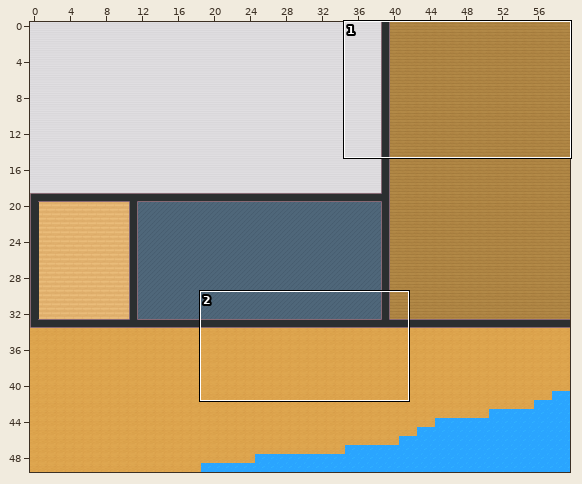
Two states of a Tiled map (JSON), map.tmj. Above: a wide view before the commit, with the close-up outlined.
Close-up. Earlier state:
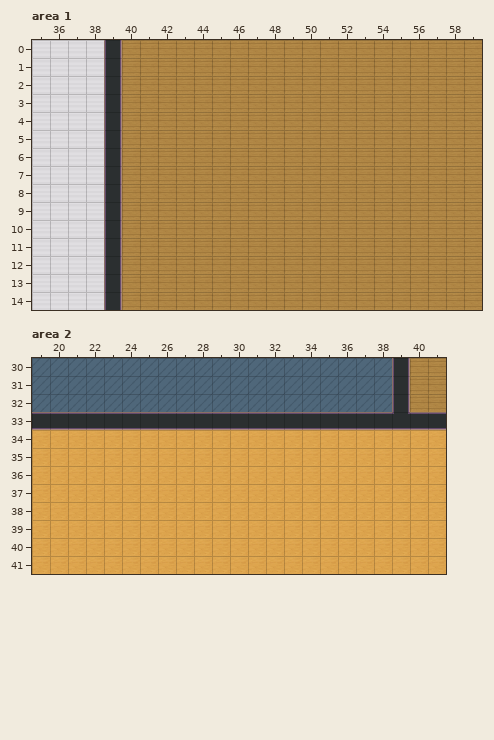
Cells are 32x32 px. Shown: area 1 x 35..59, y 0..14; area 2 x 19..41, y 30..41. The commit also changed other parts of the map, which this record leaves out.
After the commit:
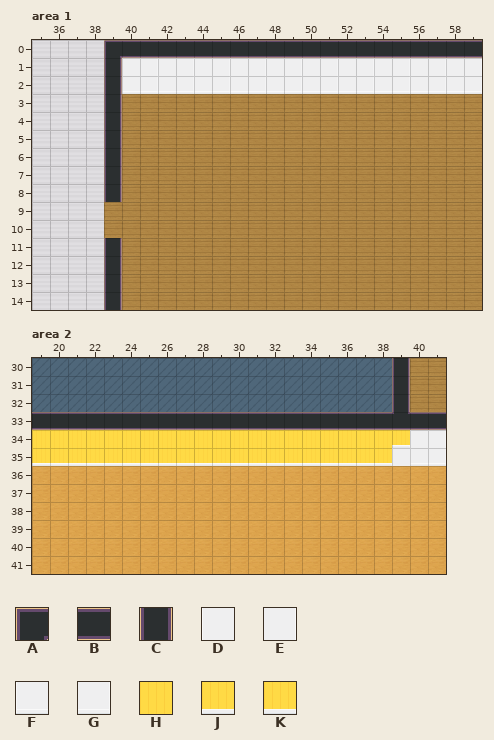
Key: from "Chunk 1": A 2, B 3, C 5, D 14, E 15, F 16, G 17, H 20, J 22, K 23.
_ is an empty cell.
Changes in this commit:
{"where": "layer \"walls/walls1\", area 1"}
{"y":0,"x":39,"old":"C____________________","new":"ABBBBBBBBBBBBBBBBBBBB"}
{"y":1,"x":40,"old":"____________________","new":"DEDEDEDEDEDEDEDEDEDE"}
{"y":2,"x":40,"old":"____________________","new":"FGFGFGFGFGFGFGFGFGFG"}
{"y":9,"x":39,"old":"C","new":"_"}
{"y":10,"x":39,"old":"C","new":"_"}
{"where": "layer \"walls/walls1\", area 2"}
{"y":34,"x":19,"old":"_______________________","new":"HHHHHHHHHHHHHHHHHHHHKDE"}
{"y":35,"x":19,"old":"_______________________","new":"JJJJJJJJJJJJJJJJJJJKDFG"}
